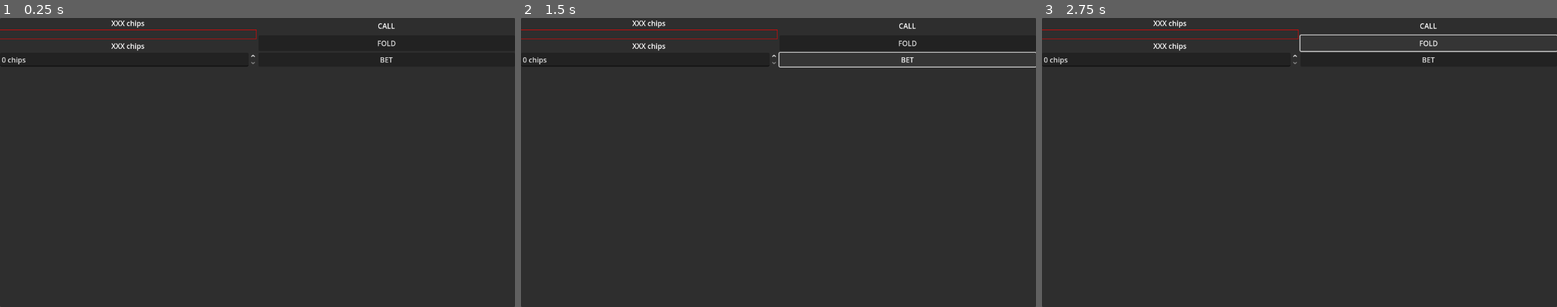
Above: before the commit, frames 1-3 (left to right).
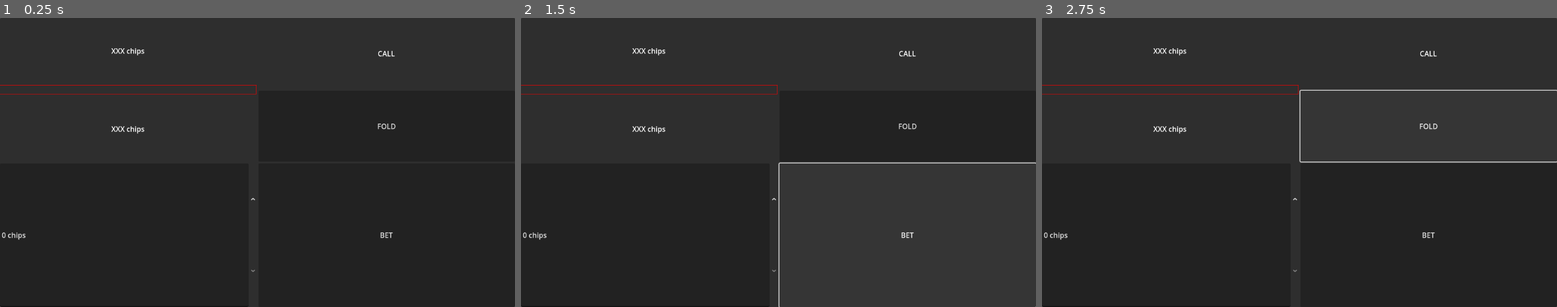
Above: after the commit, the same moments.

Repository: tofimega/ghost-poker
Game: Godot game, scene res://scenes/user_input/user_input.tscn
Same seed, same stepped clock (60 frames per second), same inputs: the game is played once before the commit and once after it. This scene is started directly instead of the project's main scene.
Inputs:
- Up to frame 1 (0.25 s): no input
- Up to frame 2 (1.5 s): click "FOLD" at 0.5 s; click "BET" at 1.25 s
- Up to frame 3 (2.75 s): click "FOLD" at 2 s

The runs differ from the first frame. In frame 1, 1.3% of the frame differs, in the area x 0-77%, y 0-100%; in frame 2, 2.1%; in frame 3, 2.2%, in the area x 0-100%, y 0-100%.

Commit message:
rough draft for game screen (no UI)

Diff:
--- a/scenes/user_input/user_input.tscn
+++ b/scenes/user_input/user_input.tscn
@@ -15,6 +15,7 @@
 
 [node name="HBoxContainer" type="HBoxContainer" parent="VBoxContainer"]
 layout_mode = 2
+size_flags_vertical = 3
 
 [node name="ChipCount" type="VBoxContainer" parent="VBoxContainer/HBoxContainer"]
 layout_mode = 2
@@ -57,6 +58,7 @@
 
 [node name="HBoxContainer2" type="HBoxContainer" parent="VBoxContainer"]
 layout_mode = 2
+size_flags_vertical = 3
 
 [node name="BetAmount" type="SpinBox" parent="VBoxContainer/HBoxContainer2"]
 layout_mode = 2
Not shown, added: ui plans/game screen.drawio
